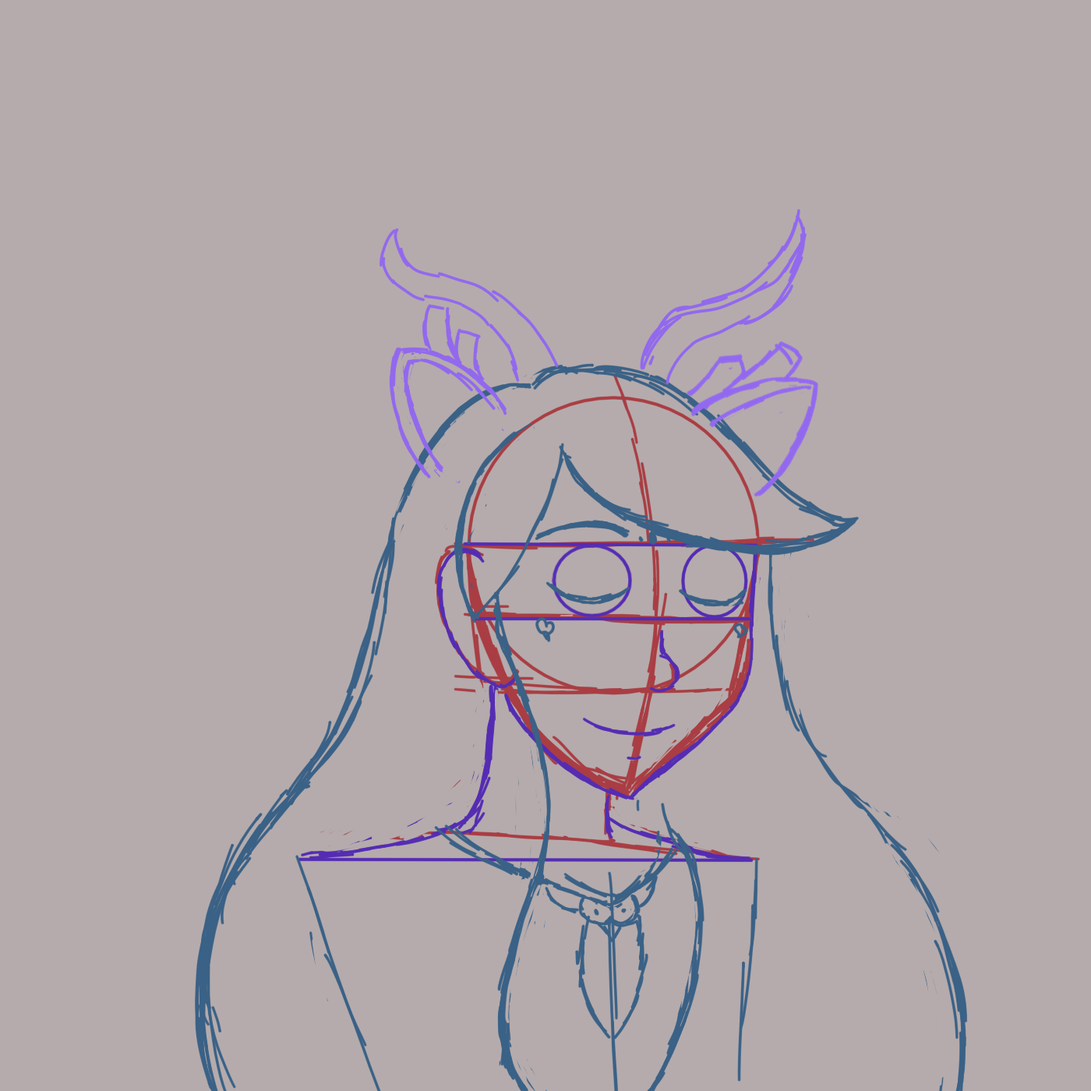
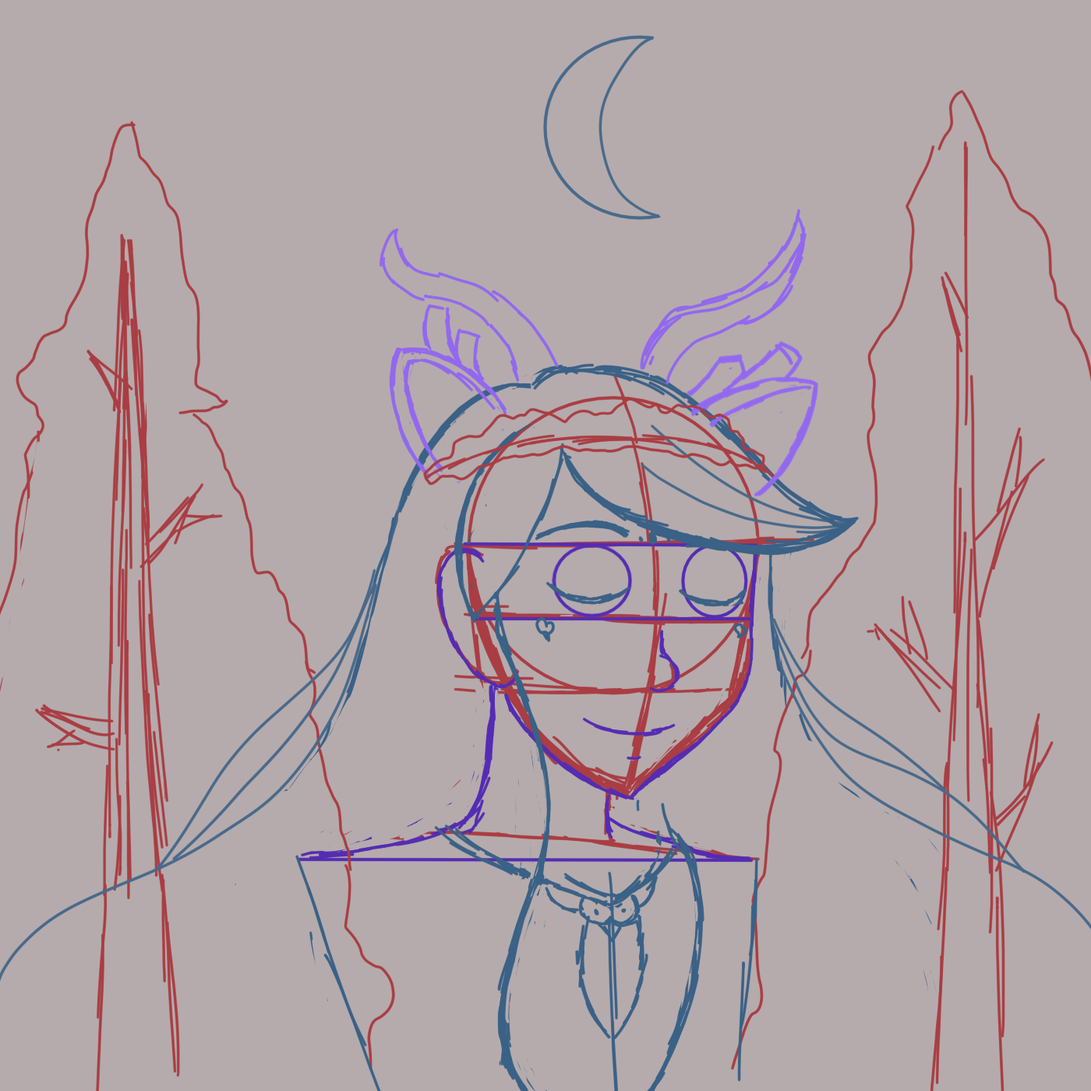
Two versions of the same layered image (1091×1091). Layer-by-layer changes:
added layer "Pintar camada 5" in group "Agrupar 2" over 399, 396, 775, 499
painted on "Pintar camada 3" over 399, 199, 775, 499
painted on "Paint Layer 1" over 0, 349, 1091, 1091
added layer "Pintar camada 4" in group "Agrupar 2" over 0, 35, 1091, 1091
painted on "Paint Layer 1 Merged" over 249, 349, 1091, 1091
